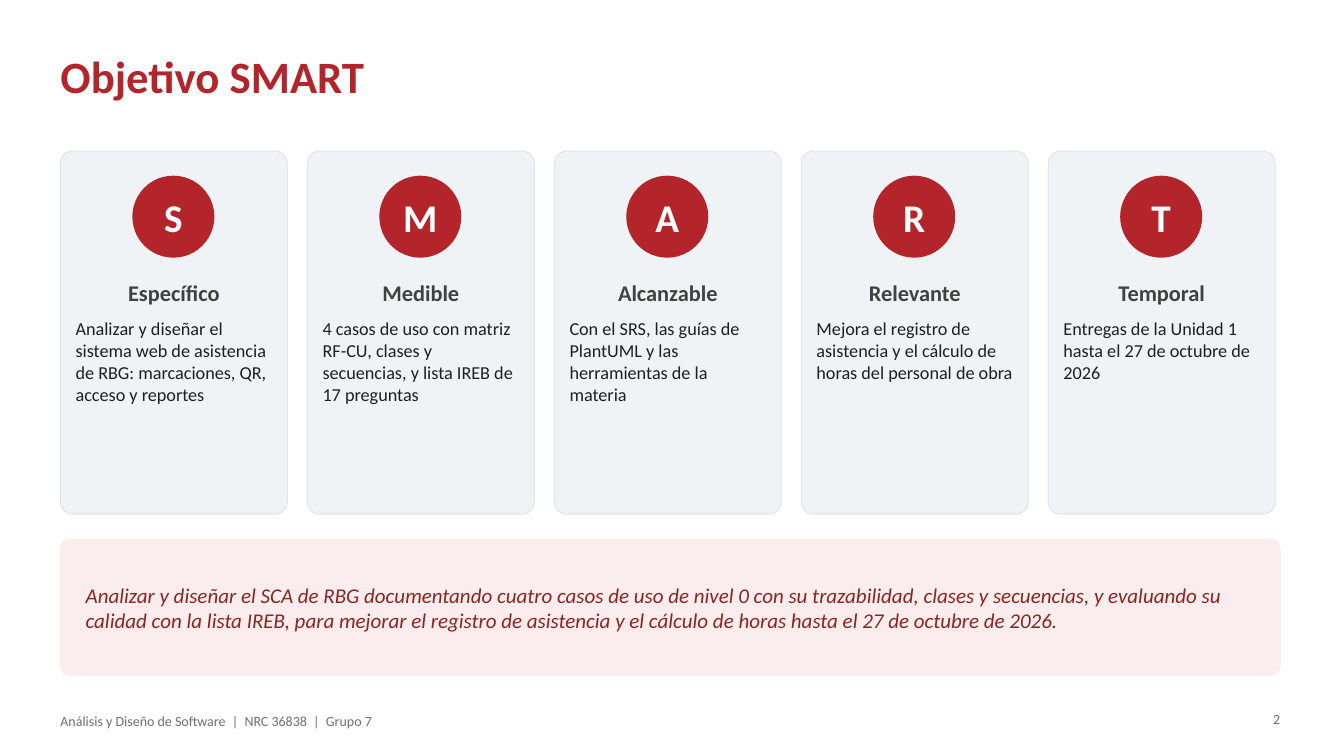
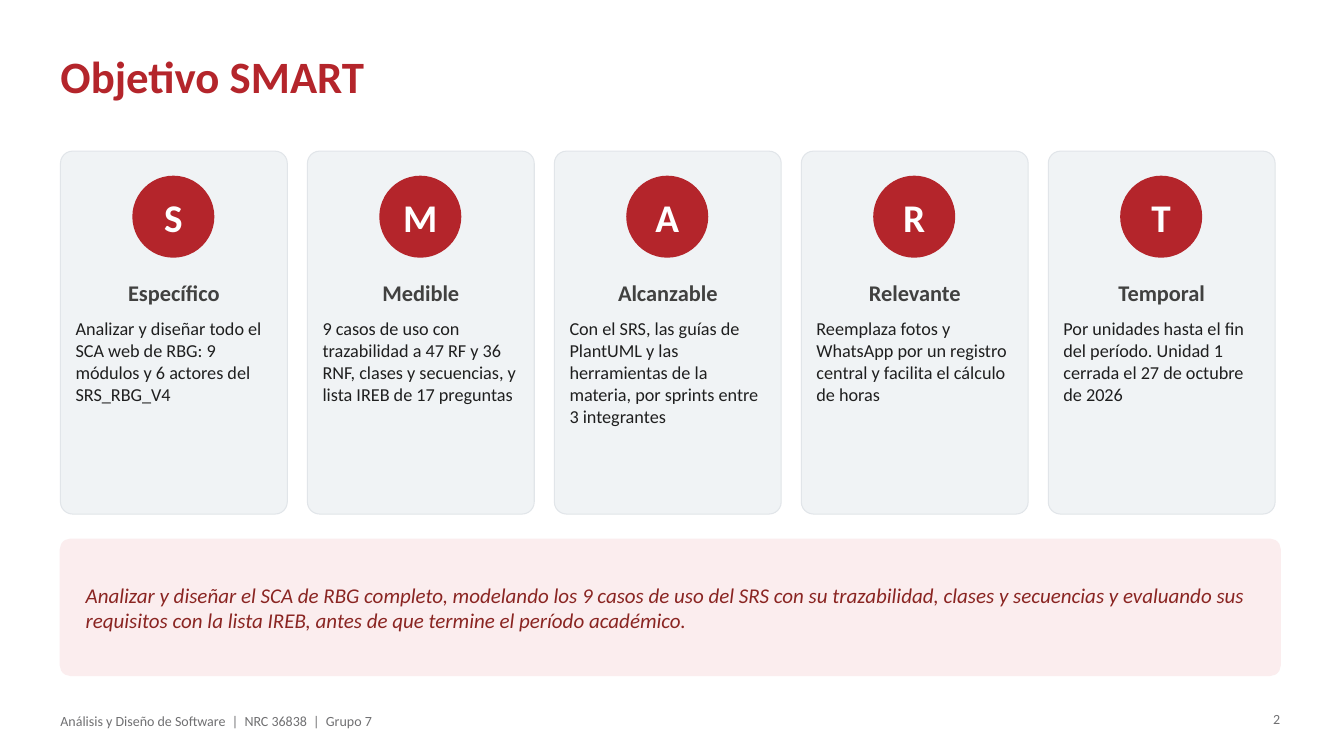
Before and after one commit to JoffreG2004/GomezJoffre_36838_G7_ADSW, a slide deck: slide 2 of PARA/G7_Presentacion_PARA_SCA.pptx. Drawn at 1344x756 pixels with LibreOffice and Linux fonts; fonts in the diff are those of the drawing; background and template pictures are left out. Boxes give left, top, right and bottom in pixels: in the first picture for what was removed or moved away, otherwise in the second. Text is boxed around its words. In the diff, an @@ line names an element or a change of style, - is before the commit and + after.

Commit message:
PARA V2.0

```diff
--- a/PARA/G7_Presentacion_PARA_SCA.pptx
+++ b/PARA/G7_Presentacion_PARA_SCA.pptx
@@ text at (76,322,261,404): text changed @@
-Analizar y diseñar el sistema web de asistencia de RBG: marcaciones, QR, acceso y reportes
+Analizar y diseñar todo el SCA web de RBG: 9 módulos y 6 actores del SRS_RBG_V4
@@ text at (323,322,516,404): text changed @@
-4 casos de uso con matriz RF-CU, clases y secuencias, y lista IREB de 17 preguntas
+9 casos de uso con trazabilidad a 47 RF y 36 RNF, clases y secuencias, y lista IREB de 17 preguntas
@@ text at (570,322,759,426): text changed @@
-Con el SRS, las guías de PlantUML y las herramientas de la materia
+Con el SRS, las guías de PlantUML y las herramientas de la materia, por sprints entre 3 integrantes
@@ text at (816,322,1006,401): text changed @@
-Mejora el registro de asistencia y el cálculo de horas del personal de obra
+Reemplaza fotos y WhatsApp por un registro central y facilita el cálculo de horas
@@ text at (1063,322,1244,401): text changed @@
-Entregas de la Unidad 1 hasta el 27 de octubre de 2026
+Por unidades hasta el fin del período. Unidad 1 cerrada el 27 de octubre de 2026
@@ text at (86,588,1244,632): text changed @@
-Analizar y diseñar el SCA de RBG documentando cuatro casos de uso de nivel 0 con su trazabilidad, clases y secuencias, y evaluando su calidad con la lista IREB, para mejorar el registro de asistencia y el cálculo de horas hasta el 27 de octubre de 2026.
+Analizar y diseñar el SCA de RBG completo, modelando los 9 casos de uso del SRS con su trazabilidad, clases y secuencias y evaluando sus requisitos con la lista IREB, antes de que termine el período académico.
```
Also in this commit, not shown: 2 other files.
